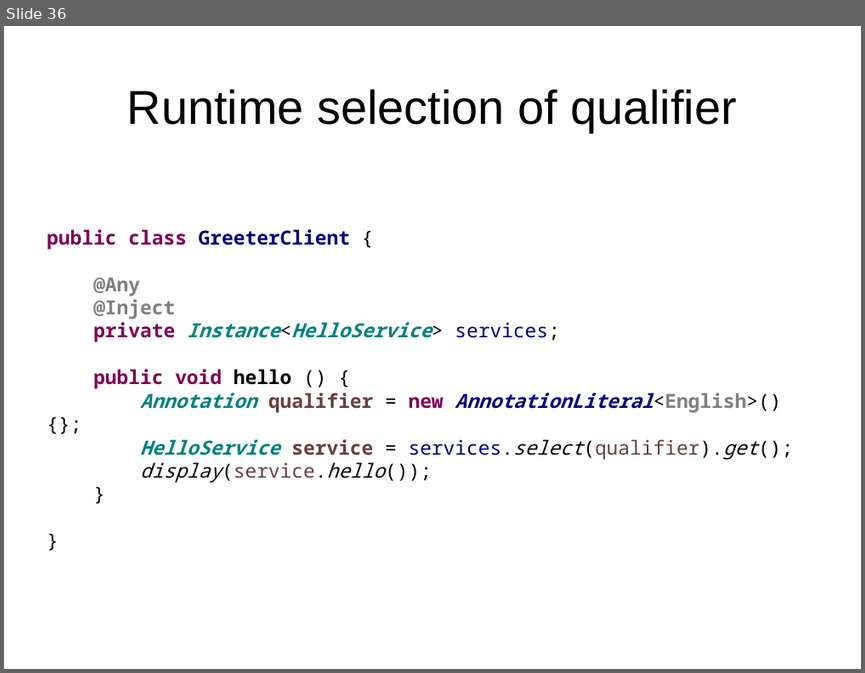
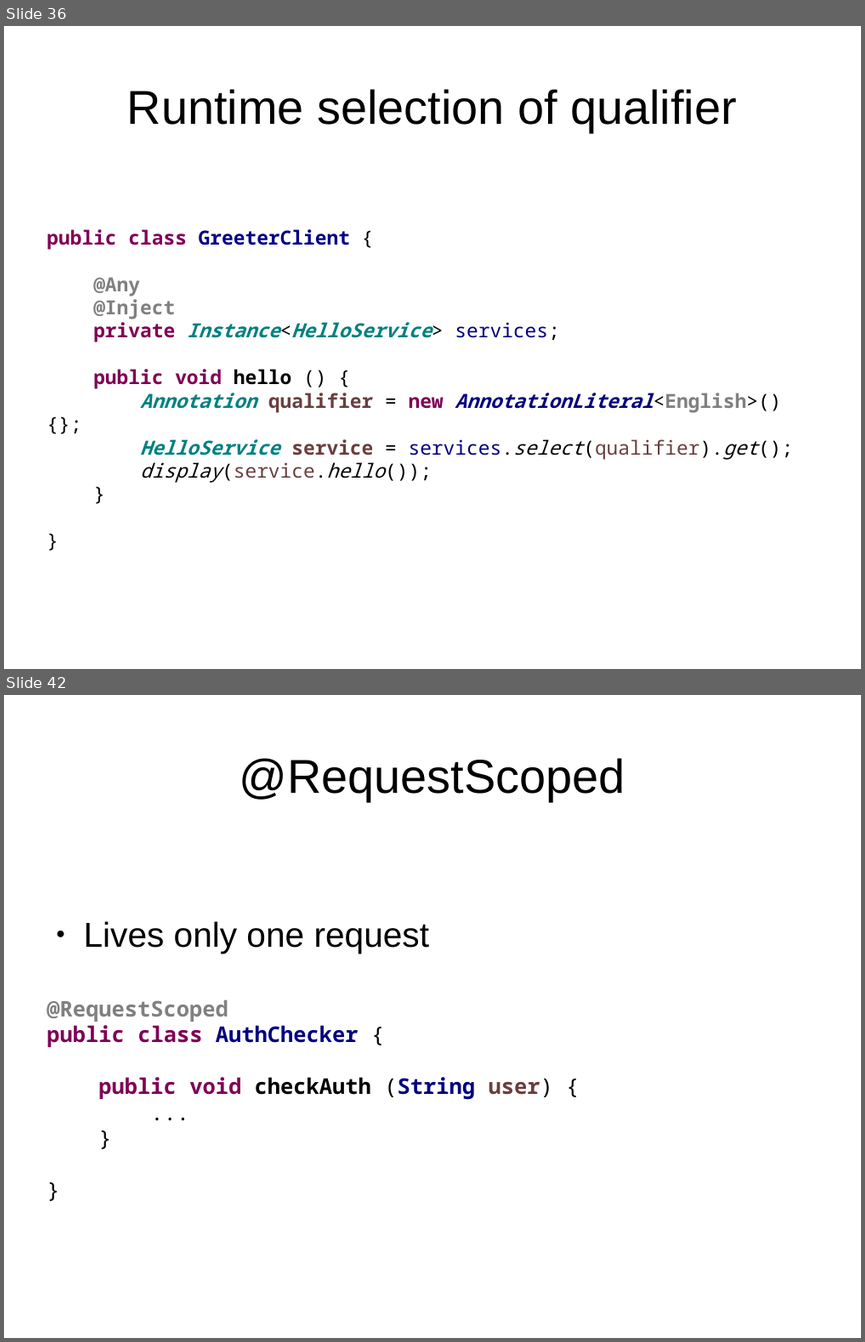
Before and after one commit to FrigoCoder/CDI, a slide deck: CDI.odp. Shown one above the other, each under a label of ours: slide 36 before the commit, slides 36 and 42 after it; the slides between them are not shown. The pictures are 865x673 and 865x1342 pixels, drawn with LibreOffice and Linux fonts; fonts in the diff are those of the drawing. Boxes give left, top, right and bottom in pixels: in the first picture for what was removed or moved away, otherwise in the second. Text is boxed around its words. In the diff, an @@ line names an element or a change of style, - is before the commit and + after.

```diff
--- a/CDI.odp
+++ b/CDI.odp
@@ slide 42 added at bbox=[4, 695, 861, 1338], background #FFFFFF @@
@@ title added at bbox=[239, 758, 625, 801], 44 pt, text #000000 @@
+@RequestScoped
@@ text added at bbox=[46, 921, 553, 1100], 20 pt, text #000000, bold @@
+● Lives only one request
+@RequestScoped
+public class AuthChecker {
+public void checkAuth (String user) {
+...
+}
+}
```
Also in this commit, not shown: 11 slides changed, 9 other slides added, 9 other files.
